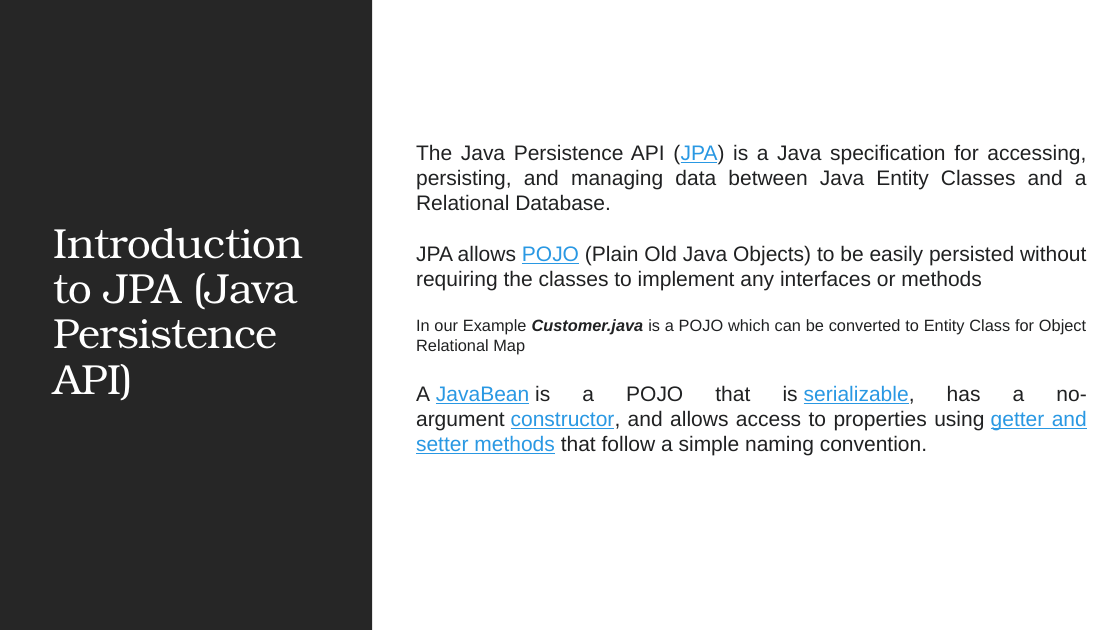
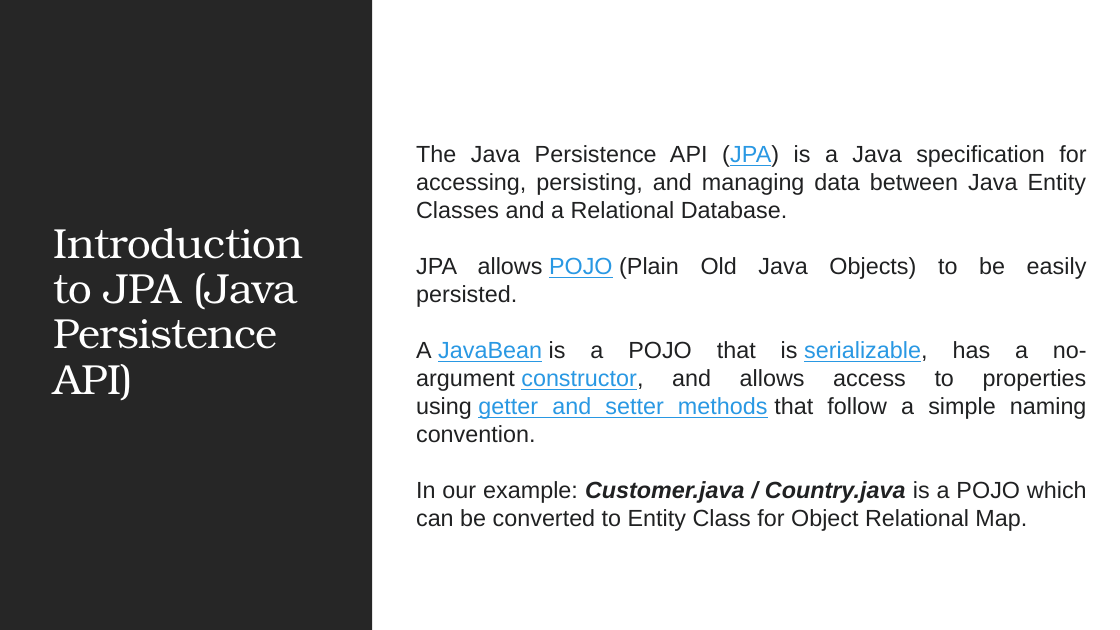
Before and after one commit to JSS-DEVCORE/JdbcExample, a slide deck: slide 25 of docs/JDBC Insights.pptx. Drawn at 1120x630 pixels with LibreOffice and Linux fonts; fonts in the diff are those of the drawing. Boxes give left, top, right and bottom in pixels: in the first picture for what was removed or moved away, otherwise in the second. Text is boxed around its words. In the diff, an @@ line names an element or a change of style, - is before the commit and + after.

```diff
--- a/docs/JDBC Insights.pptx
+++ b/docs/JDBC Insights.pptx
@@ text at [416,145,1087,443]: size 18 to 20 pt in "The Java Persistence API (JPA) is a ...", "A JavaBean is a POJO that is ..." @@
@@ text at [416,257,1087,307]: text changed; size 18 to 20 pt @@
-JPA allows POJO (Plain Old Java Objects) to be easily persisted without requiring the classes to implement any interfaces or methods
-In our Example Customer.java is a POJO which can be converted to Entity Class for Object Relational Map
+JPA allows POJO (Plain Old Java Objects) to be easily persisted.
@@ text at [416,481,1087,531]: paragraph added @@
+In our example: Customer.java / Country.java is a POJO which can be converted to Entity Class for Object Relational Map.
```
Also in this commit, not shown: 8 other slides changed, 2 other files.
